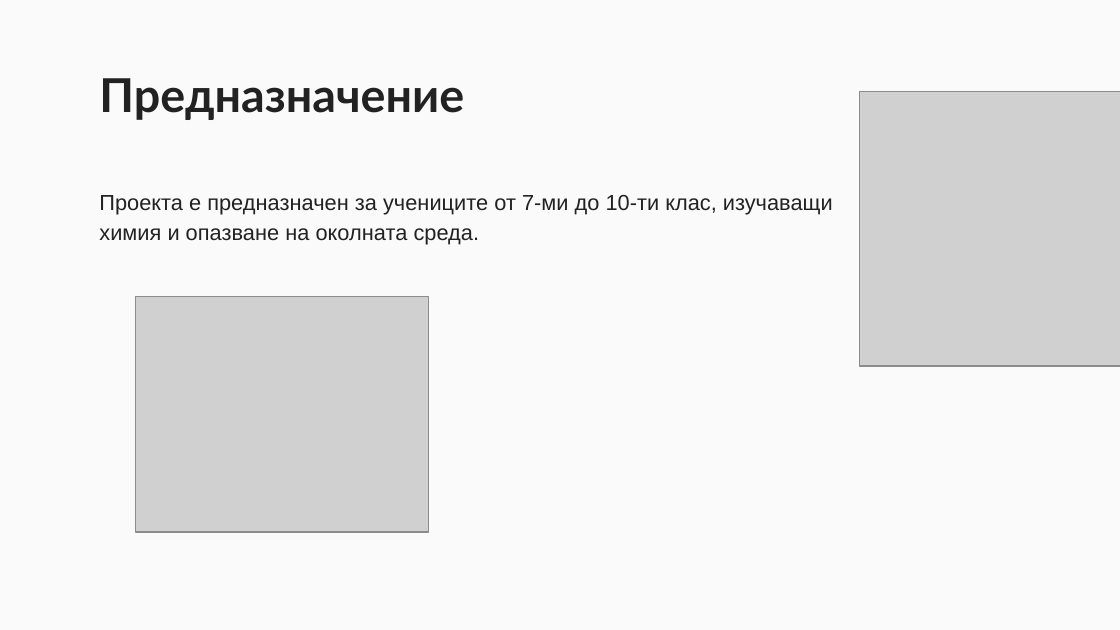
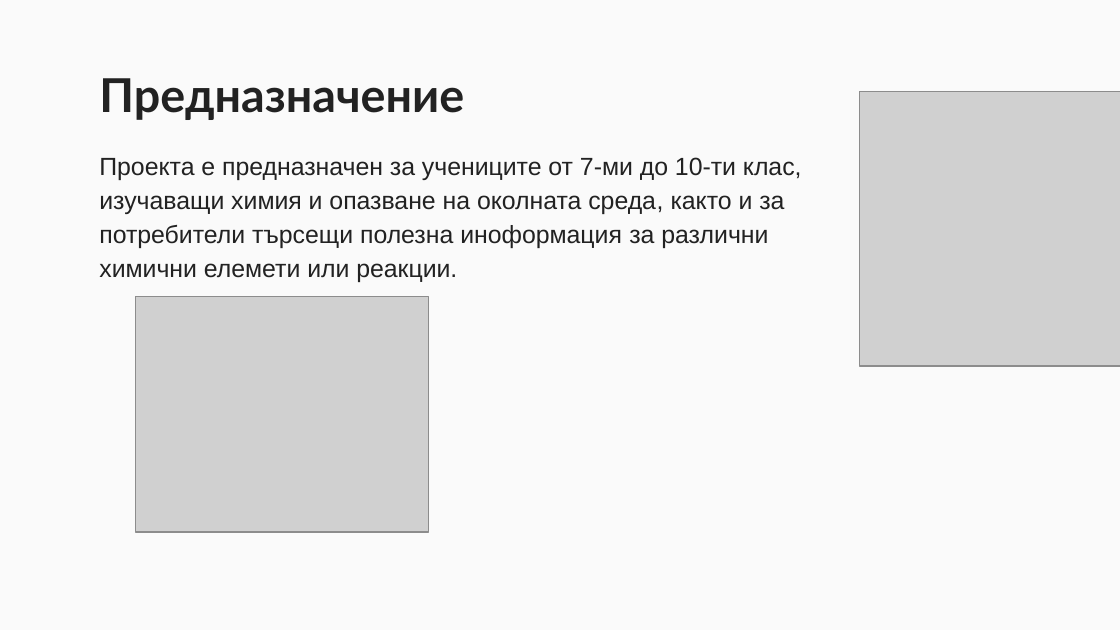
Before and after one commit to NikolaIvanov0821/Interactive-Chemie, a slide deck: slide 3 of Интерактивна химия.pptx. Drawn at 1120x630 pixels with LibreOffice and Linux fonts; fonts in the diff are those of the drawing; grey boxes stand for pictures; background and template pictures are left out. Boxes give left, top, right and bottom in pixels: in the first picture for what was removed or moved away, otherwise in the second. Text is boxed around its words. In the diff, an @@ line names an element or a change of style, - is before the commit and + after.

```diff
--- a/Интерактивна химия.pptx
+++ b/Интерактивна химия.pptx
@@ subtitle at (99, 157, 802, 282): text changed; size 14 to 16 pt @@
-Проекта е предназначен за учениците от 7-ми до 10-ти клас, изучаващи химия и опазване на околната среда.
+Проекта е предназначен за учениците от 7-ми до 10-ти клас, изучаващи химия и опазване на околната среда, както и за потребители търсещи полезна иноформация за различни химични елемети или реакции.
```
Also in this commit, not shown: 3 other slides changed, 1 other file.
